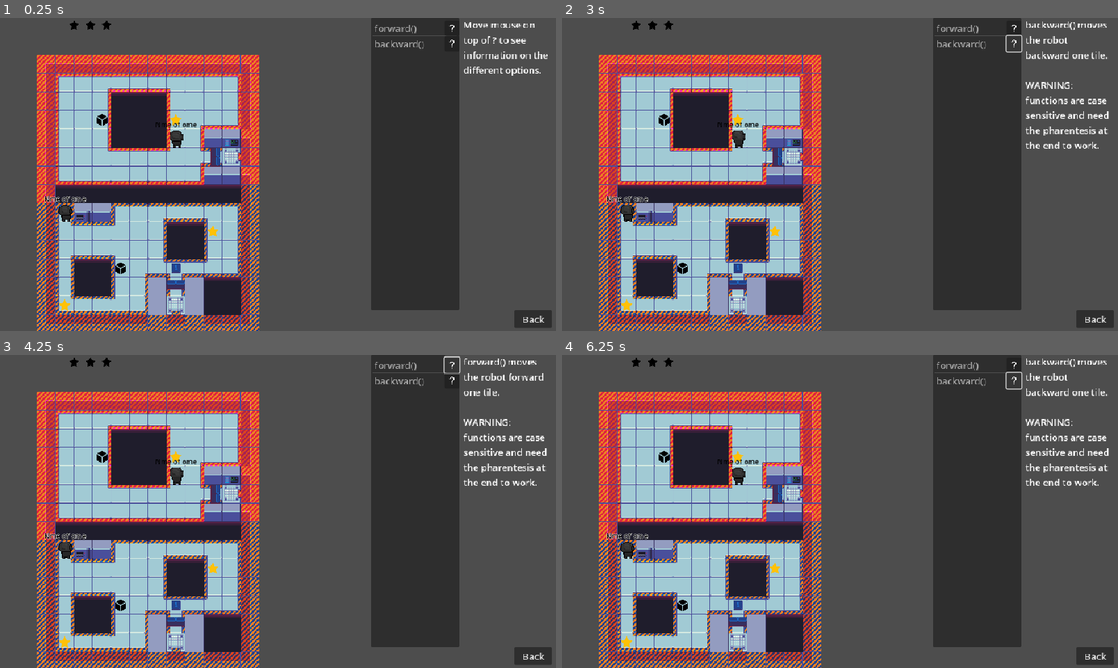
Above: before the commit, frames 1-4 (two rows, left to right).
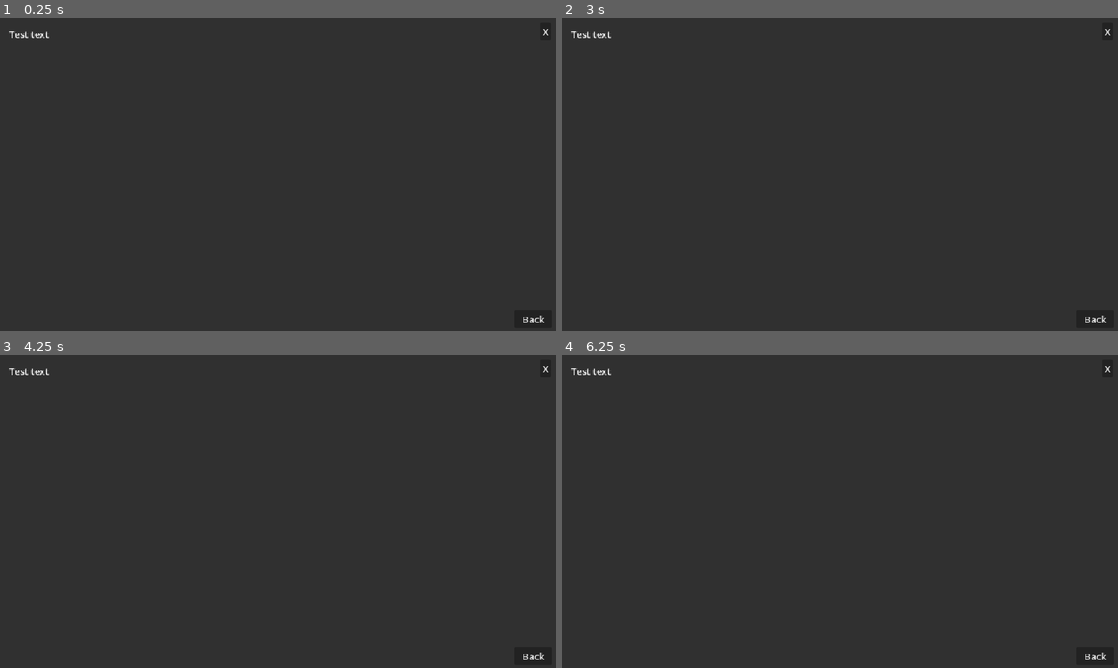
Above: after the commit, the same moments.

Repository: BingloGames/Robot-Bachelor
Game: Godot game, scene res://levels/2 player/Level4.tscn
Same seed, same stepped clock (60 frames per second), same inputs: the game is played once before the commit and once after it. This scene is started directly instead of the project's main scene.
Inputs (mouse positions are in pixels of both pictures, inside the frame that each line leads up to):
- Up to frame 1 (0.25 s): no input
- Up to frame 2 (3 s): click (906, 318) at 0.5 s, where only the run after the commit has a clickable "GO!"; click (906, 318) at 1.25 s, where only the run after the commit has a clickable "GO!"; click (1012, 27) at 2 s; click (1012, 43) at 2.75 s
- Up to frame 3 (4.25 s): click (450, 364) at 3.5 s
- Up to frame 4 (6.25 s): click (1012, 380) at 4.25 s; click (1012, 364) at 5 s; click (1012, 380) at 5.75 s

The runs differ from the first frame. In frame 1, 79% of the frame differs, in the area x 0-100%, y 0-100%; in frame 2, 79%; in frame 3, 79%; in frame 4, 79%.

Commit message:
item list multiplayer made and updated in all 5 levels

Diff:
--- a/robot-project/item_list.gd
+++ b/robot-project/item_list.gd
@@ -1,7 +1,7 @@
 extends Control
 
 
-var itemsList = ["forward()", "backward()", "wait()", "left()", "right()", "for i in range(n):" ,"X = ", "Y = ", "List = []"]
+var itemsList = ["forward()", "backward()", "left()", "right()", "for i in range(n):", "wait()"]
 @export var items = 2
 
 
--- /dev/null
+++ b/robot-project/item_list_multiplayer.gd
@@ -0,0 +1,8 @@
+extends "res://item_list.gd"
+
+
+# Called when the node enters the scene tree for the first time.
+func _ready() -> void:
+	super._ready()
+	itemsList = ["forward()", "backward()", "wait()", "left()", "right()", "for i in range(n):"]
+	pass # Replace with function body.
--- /dev/null
+++ b/robot-project/item_list_multiplayer.tscn
@@ -0,0 +1,7 @@
+[gd_scene load_steps=3 format=3 uid="uid://b6xvm46atvf7i"]
+
+[ext_resource type="PackedScene" uid="uid://dqdijlggb57o1" path="res://item_list.tscn" id="1_o6oub"]
+[ext_resource type="Script" uid="uid://bkpj8dhewdm0g" path="res://item_list_multiplayer.gd" id="2_t8stx"]
+
+[node name="Container" instance=ExtResource("1_o6oub")]
+script = ExtResource("2_t8stx")
--- a/robot-project/levels/2 player/Level1.tscn
+++ b/robot-project/levels/2 player/Level1.tscn
@@ -9,7 +9,7 @@
 [ext_resource type="Script" uid="uid://bi4dvyn34dlfm" path="res://items_counter_multiplayer.gd" id="4_f18ai"]
 [ext_resource type="PackedScene" uid="uid://cb4vrqqmf63ik" path="res://button_multiplayer.tscn" id="7_bcaga"]
 [ext_resource type="PackedScene" uid="uid://bu5wqujjgco58" path="res://info_pop_up.tscn" id="8_t6xwf"]
-[ext_resource type="PackedScene" uid="uid://dqdijlggb57o1" path="res://item_list.tscn" id="9_w3jir"]
+[ext_resource type="PackedScene" uid="uid://b6xvm46atvf7i" path="res://item_list_multiplayer.tscn" id="9_f18ai"]
 [ext_resource type="PackedScene" uid="uid://50q4mg84a340" path="res://text_edit_multiplayer.tscn" id="10_rdv1c"]
 [ext_resource type="PackedScene" uid="uid://cx1504tg7girn" path="res://star_counter_multiplayer.tscn" id="11_xap0c"]
 [ext_resource type="PackedScene" uid="uid://cxeawjf1ifbsm" path="res://back_multiplayer.tscn" id="12_bcaga"]
@@ -70,11 +70,10 @@
 [node name="Item2" parent="Items" instance=ExtResource("2_rdv1c")]
 position = Vector2(144, 208)
 
-[node name="Container" parent="." instance=ExtResource("9_w3jir")]
+[node name="Container" parent="." instance=ExtResource("9_f18ai")]
 offset_left = 640.0
-offset_right = 960.0
-offset_bottom = 536.0
-items = 3
+offset_right = 960.32
+offset_bottom = 544.0
 
 [node name="code" parent="." instance=ExtResource("10_rdv1c")]
 offset_right = 640.0
@@ -89,7 +88,6 @@
 metadata/_edit_use_anchors_ = true
 
 [node name="Info pop up" parent="." instance=ExtResource("8_t6xwf")]
-visible = false
 offset_right = 960.0
 offset_bottom = 544.0
 
--- a/robot-project/levels/2 player/Level2.tscn
+++ b/robot-project/levels/2 player/Level2.tscn
@@ -5,7 +5,7 @@
 [ext_resource type="PackedScene" uid="uid://d2nsbgpi61ctl" path="res://door multiplayer.tscn" id="2_b4bn5"]
 [ext_resource type="PackedScene" uid="uid://cb4vrqqmf63ik" path="res://button_multiplayer.tscn" id="4_7rhgu"]
 [ext_resource type="PackedScene" uid="uid://dj7f68aatv7qu" path="res://robot multiplayer.tscn" id="5_cwrci"]
-[ext_resource type="PackedScene" uid="uid://dqdijlggb57o1" path="res://item_list.tscn" id="6_4kyq2"]
+[ext_resource type="PackedScene" uid="uid://b6xvm46atvf7i" path="res://item_list_multiplayer.tscn" id="6_b4bn5"]
 [ext_resource type="PackedScene" uid="uid://50q4mg84a340" path="res://text_edit_multiplayer.tscn" id="7_xum4v"]
 [ext_resource type="PackedScene" uid="uid://cx1504tg7girn" path="res://star_counter_multiplayer.tscn" id="8_p51fe"]
 [ext_resource type="PackedScene" uid="uid://bu5wqujjgco58" path="res://info_pop_up.tscn" id="9_bfn2g"]
@@ -69,9 +69,9 @@
 position = Vector2(208, 304)
 start_direction = Vector2i(0, -1)
 
-[node name="Container" parent="." instance=ExtResource("6_4kyq2")]
+[node name="Container" parent="." instance=ExtResource("6_b4bn5")]
 offset_left = 640.0
-offset_right = 960.0
+offset_right = 960.32
 offset_bottom = 536.0
 
 [node name="code" parent="." instance=ExtResource("7_xum4v")]
--- a/robot-project/levels/2 player/Level3.tscn
+++ b/robot-project/levels/2 player/Level3.tscn
@@ -2,8 +2,8 @@
 
 [ext_resource type="Script" uid="uid://dblchqpqwm05w" path="res://levels/2 player/game multiplayer.gd" id="1_04b26"]
 [ext_resource type="TileSet" uid="uid://b86b5a6rn7qvr" path="res://TileSet.tres" id="1_mjbxo"]
+[ext_resource type="PackedScene" uid="uid://b6xvm46atvf7i" path="res://item_list_multiplayer.tscn" id="4_qiixk"]
 [ext_resource type="PackedScene" uid="uid://dj7f68aatv7qu" path="res://robot multiplayer.tscn" id="5_acmd7"]
-[ext_resource type="PackedScene" uid="uid://dqdijlggb57o1" path="res://item_list.tscn" id="6_hvlpi"]
 [ext_resource type="PackedScene" uid="uid://50q4mg84a340" path="res://text_edit_multiplayer.tscn" id="7_lpv1t"]
 [ext_resource type="PackedScene" uid="uid://cx1504tg7girn" path="res://star_counter_multiplayer.tscn" id="8_6j7sl"]
 [ext_resource type="PackedScene" uid="uid://cxeawjf1ifbsm" path="res://back_multiplayer.tscn" id="8_qiixk"]
@@ -40,10 +40,10 @@
 position = Vector2(112, 400)
 start_direction = Vector2i(0, -1)
 
-[node name="Container" parent="." instance=ExtResource("6_hvlpi")]
+[node name="Container" parent="." instance=ExtResource("4_qiixk")]
 offset_left = 640.0
 offset_right = 960.0
-offset_bottom = 536.0
+offset_bottom = 544.0
 
 [node name="code" parent="." instance=ExtResource("7_lpv1t")]
 offset_right = 640.0
@@ -57,7 +57,6 @@
 offset_bottom = 464.0
 
 [node name="Info pop up" parent="." instance=ExtResource("9_hiyu0")]
-visible = false
 offset_right = 960.0
 offset_bottom = 544.0
 
--- a/robot-project/levels/2 player/Level4.tscn
+++ b/robot-project/levels/2 player/Level4.tscn
@@ -5,10 +5,10 @@
 [ext_resource type="PackedScene" uid="uid://d2nsbgpi61ctl" path="res://door multiplayer.tscn" id="2_1dbpk"]
 [ext_resource type="PackedScene" uid="uid://cb4vrqqmf63ik" path="res://button_multiplayer.tscn" id="4_mth2d"]
 [ext_resource type="PackedScene" uid="uid://dj7f68aatv7qu" path="res://robot multiplayer.tscn" id="5_72kc1"]
-[ext_resource type="PackedScene" uid="uid://dqdijlggb57o1" path="res://item_list.tscn" id="6_cmyku"]
 [ext_resource type="PackedScene" uid="uid://dj8bvk78ajlmy" path="res://Item.tscn" id="6_iadhh"]
 [ext_resource type="Script" uid="uid://bi4dvyn34dlfm" path="res://items_counter_multiplayer.gd" id="6_mth2d"]
 [ext_resource type="PackedScene" uid="uid://50q4mg84a340" path="res://text_edit_multiplayer.tscn" id="7_mk5yf"]
+[ext_resource type="PackedScene" uid="uid://b6xvm46atvf7i" path="res://item_list_multiplayer.tscn" id="8_72kc1"]
 [ext_resource type="PackedScene" uid="uid://cx1504tg7girn" path="res://star_counter_multiplayer.tscn" id="8_dr0je"]
 [ext_resource type="PackedScene" uid="uid://bu5wqujjgco58" path="res://info_pop_up.tscn" id="9_hvgfx"]
 [ext_resource type="PackedScene" uid="uid://bt3h0x7bjh20x" path="res://input_pop_up multiplayer.tscn" id="12_72kc1"]
@@ -68,13 +68,12 @@
 [node name="Item2" parent="items" instance=ExtResource("6_iadhh")]
 position = Vector2(176, 176)
 
-[node name="Container" parent="." instance=ExtResource("6_cmyku")]
+[node name="Container" parent="." instance=ExtResource("8_72kc1")]
 offset_left = 640.0
-offset_right = 960.0
+offset_right = 960.32
 offset_bottom = 536.0
 
 [node name="code" parent="." instance=ExtResource("7_mk5yf")]
-visible = false
 offset_right = 640.0
 offset_bottom = 536.0
 line_limit = 100
@@ -93,7 +92,6 @@
 answers = Array[String](["answer="])
 
 [node name="Info pop up" parent="." instance=ExtResource("9_hvgfx")]
-visible = false
 offset_right = 960.0
 offset_bottom = 544.0
 
--- a/robot-project/levels/2 player/Level5.tscn
+++ b/robot-project/levels/2 player/Level5.tscn
@@ -7,9 +7,9 @@
 [ext_resource type="PackedScene" uid="uid://dj8bvk78ajlmy" path="res://Item.tscn" id="4_nabyu"]
 [ext_resource type="PackedScene" uid="uid://dj7f68aatv7qu" path="res://robot multiplayer.tscn" id="5_pgpff"]
 [ext_resource type="Script" uid="uid://bc27vibglbqta" path="res://items_counter.gd" id="5_sydfi"]
-[ext_resource type="PackedScene" uid="uid://dqdijlggb57o1" path="res://item_list.tscn" id="6_sydfi"]
 [ext_resource type="PackedScene" uid="uid://50q4mg84a340" path="res://text_edit_multiplayer.tscn" id="7_i45n4"]
 [ext_resource type="PackedScene" uid="uid://cx1504tg7girn" path="res://star_counter_multiplayer.tscn" id="8_jgqeb"]
+[ext_resource type="PackedScene" uid="uid://b6xvm46atvf7i" path="res://item_list_multiplayer.tscn" id="8_pgpff"]
 [ext_resource type="PackedScene" uid="uid://bu5wqujjgco58" path="res://info_pop_up.tscn" id="9_yywvu"]
 [ext_resource type="PackedScene" uid="uid://bt3h0x7bjh20x" path="res://input_pop_up multiplayer.tscn" id="11_3valm"]
 [ext_resource type="PackedScene" uid="uid://cxeawjf1ifbsm" path="res://back_multiplayer.tscn" id="13_pgpff"]
@@ -55,10 +55,10 @@
 [node name="robot2" parent="robots" instance=ExtResource("5_pgpff")]
 position = Vector2(240, 112)
 
-[node name="Container" parent="." instance=ExtResource("6_sydfi")]
+[node name="Container" parent="." instance=ExtResource("8_pgpff")]
 offset_left = 640.0
-offset_right = 960.0
-offset_bottom = 536.0
+offset_right = 960.32
+offset_bottom = 544.0
 
 [node name="code" parent="." instance=ExtResource("7_i45n4")]
 offset_right = 640.0
Not shown, added: robot-project/item_list_multiplayer.gd.uid
